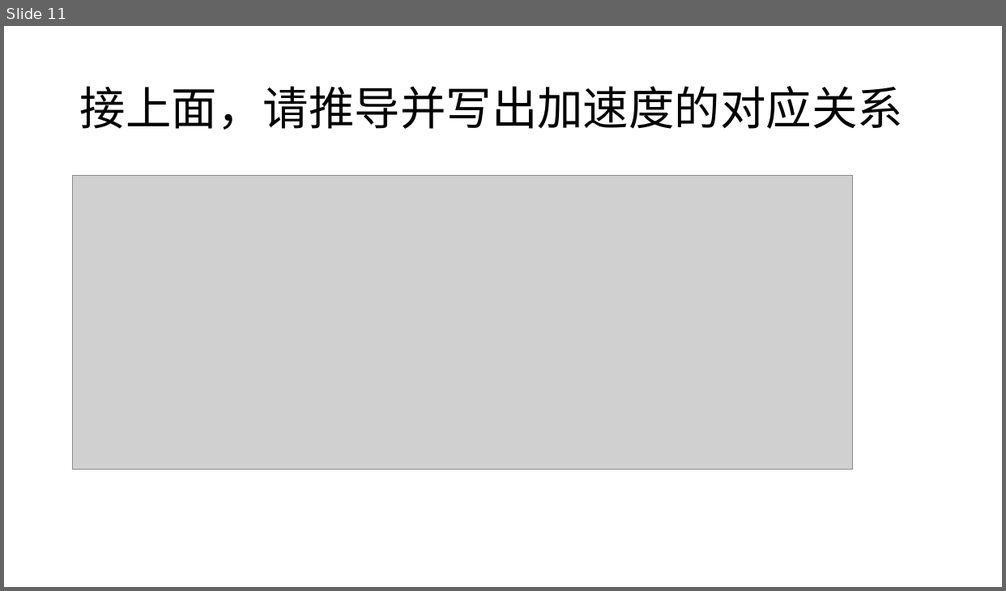
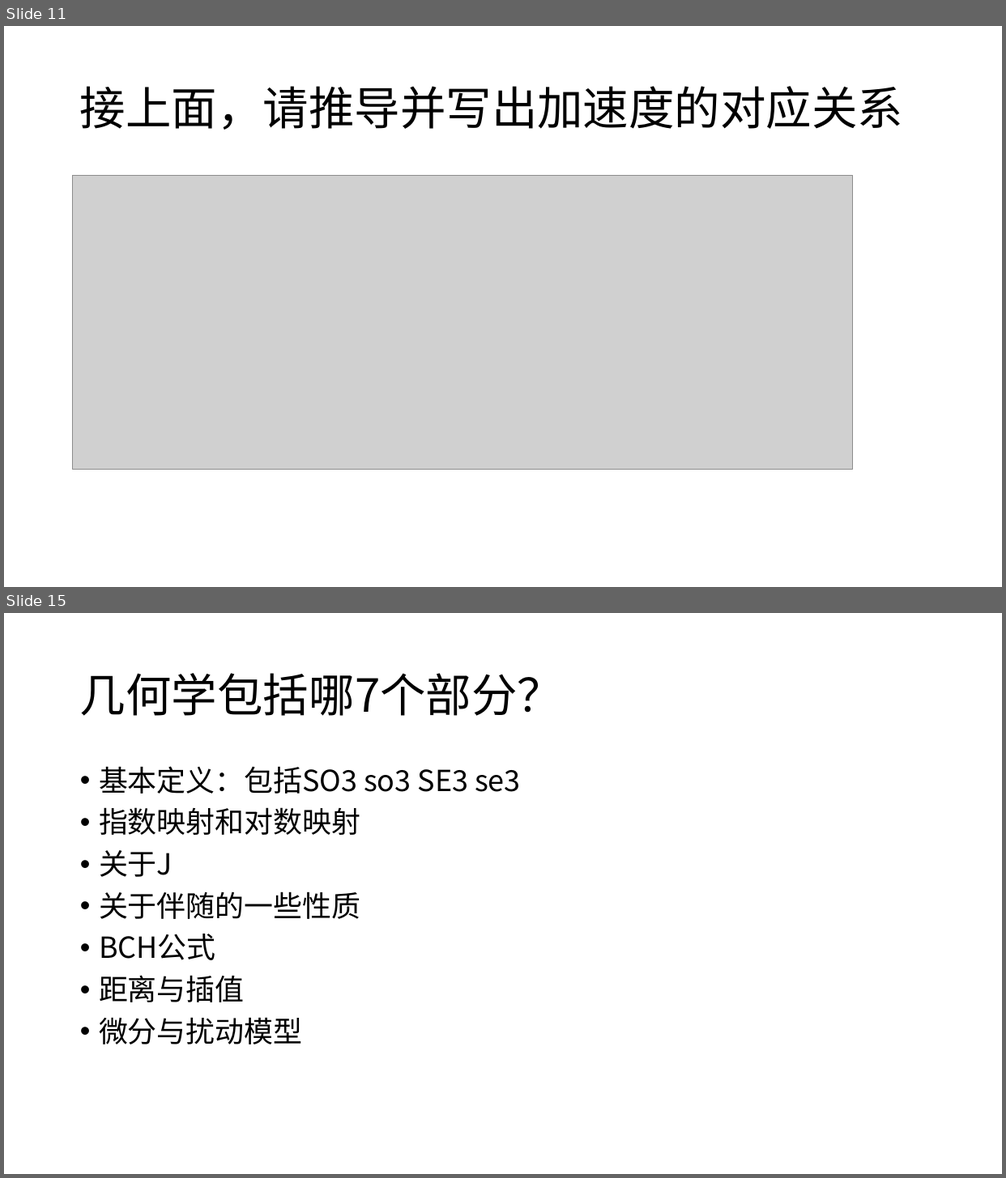
Before and after one commit to CR7dongfeng/State-Estimation, a slide deck: 3D知识清单.pptx. Shown one above the other, each under a label of ours: slide 11 before the commit, slides 11 and 15 after it; the slides between them are not shown. The pictures are 1006x591 and 1006x1178 pixels, drawn with LibreOffice and Linux fonts; fonts in the diff are those of the drawing; grey boxes stand for pictures. Boxes give left, top, right and bottom in pixels: in the first picture for what was removed or moved away, otherwise in the second. Text is boxed around its words. In the diff, an @@ line names an element or a change of style, - is before the commit and + after.

```diff
--- a/3D知识清单.pptx
+++ b/3D知识清单.pptx
@@ slide 15 added at [4,613,1002,1174], background #FFFFFF @@
@@ title added at [80,673,563,716], 44 pt, text #000000 @@
+几何学包括哪7个部分？
@@ text added at [99,766,521,1045], 28 pt, text #000000 @@
+• 基本定义：包括SO3 so3 SE3 se3
+• 指数映射和对数映射
+• 关于J
+• 关于伴随的一些性质
+• BCH公式
+• 距离与插值
+• 微分与扰动模型
```
Also in this commit, not shown: 2 slides changed, 16 other slides added.
